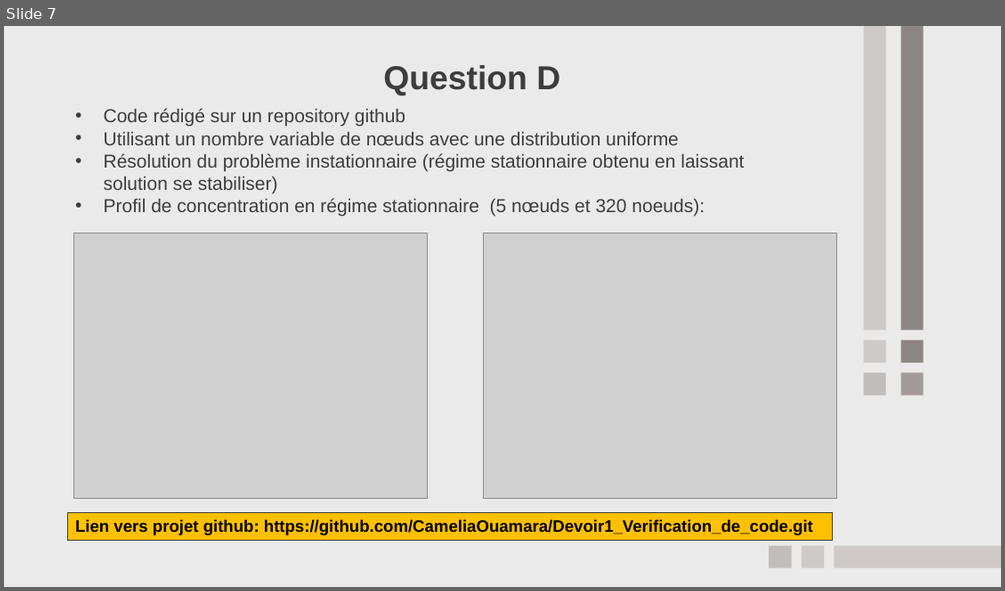
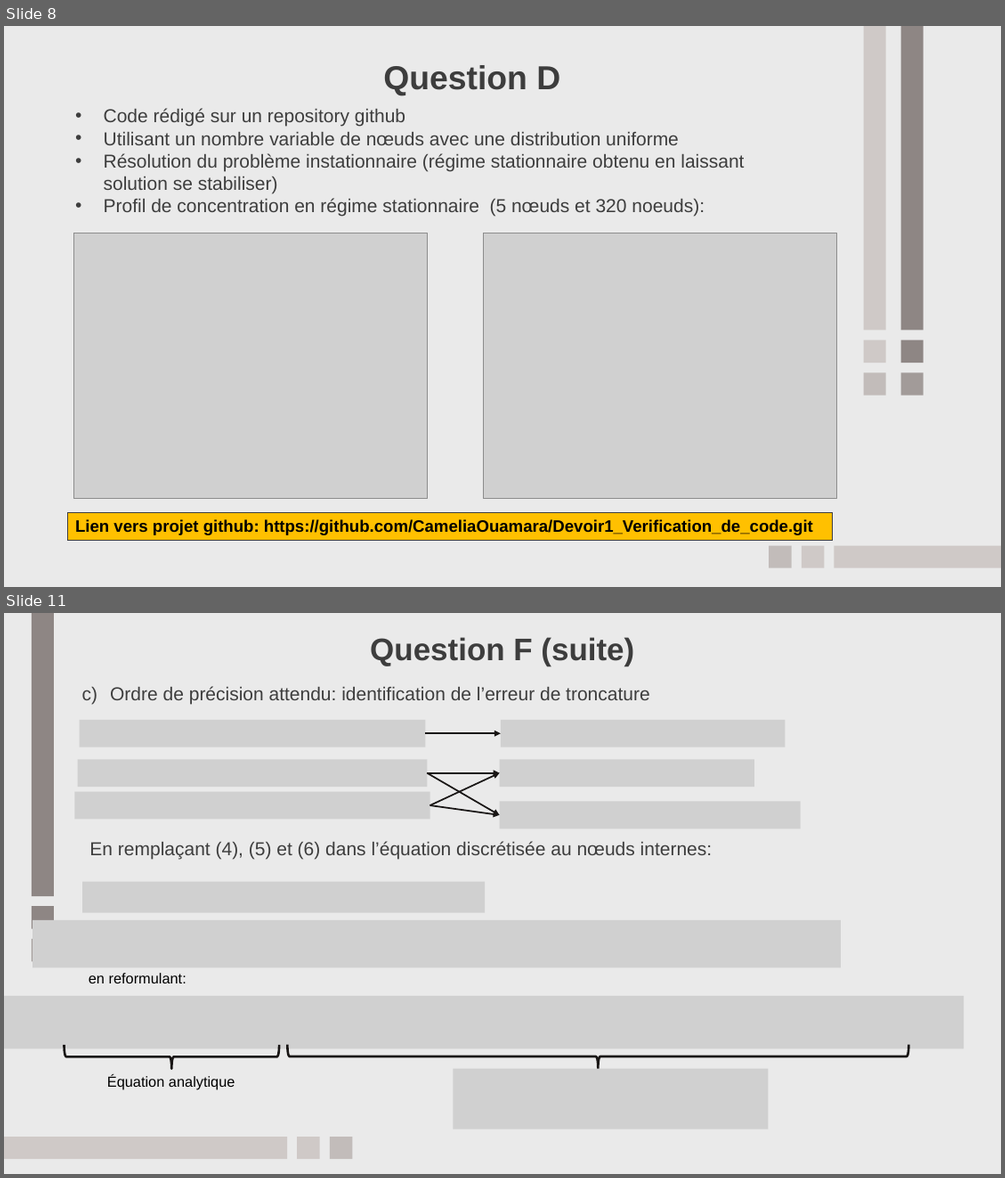
Before and after one commit to CameliaOuamara/Devoir1_Verification_de_code, a slide deck: Code/PPT_Devoir1.pptx. Shown one above the other, each under a label of ours: slide 7 before the commit, slides 8 and 11 after it; the slides between them are not shown. The pictures are 1005x591 and 1005x1178 pixels, drawn with LibreOffice and Linux fonts; fonts in the diff are those of the drawing; grey boxes stand for pictures. Boxes give left, top, right and bottom in pixels: in the first picture for what was removed or moved away, otherwise in the second. Text is boxed around its words. In the diff, an @@ line names an element or a change of style, - is before the commit and + after.

```diff
--- a/Code/PPT_Devoir1.pptx
+++ b/Code/PPT_Devoir1.pptx
@@ slide 11 added at [4,613,1001,1174], background #EAEAEA @@
@@ title added at [370,637,634,666], 30 pt, text #3D3D3D, bold @@
+Question F (suite)
@@ text added at [110,686,649,704], 18 pt, text #3D3D3D @@
+c) Ordre de précision attendu: identification de l’erreur de troncature
@@ picture added at [80,720,426,747] @@
@@ arrow added from (426, 733) to (501, 733), #191615 1.5 pt @@
@@ picture added at [501,720,785,747] @@
@@ picture added at [77,760,428,787] @@
@@ picture added at [500,760,755,787] @@
@@ picture added at [75,792,430,819] @@
@@ arrow added from (428, 773) to (500, 773), #191615 1.5 pt @@
@@ arrow added from (428, 773) to (500, 815), #191615 1.5 pt @@
@@ arrow added from (430, 805) to (500, 773), #191615 1.5 pt @@
@@ arrow added from (430, 805) to (500, 815), #191615 1.5 pt @@
@@ picture added at [500,802,801,829] @@
@@ text added at [89,841,712,859], 18 pt, text #3D3D3D @@
+En remplaçant (4), (5) et (6) dans l’équation discrétisée au nœuds internes:
@@ picture added at [82,882,485,913] @@
@@ picture added at [32,920,841,968] @@
@@ group added at [4,613,353,1159]: 6 rectangles @@
@@ text added at [89,973,186,983], 14 pt, text #000000 @@
+en reformulant:
@@ picture added at [4,996,964,1049] @@
@@ left brace added at [64,1045,279,1069], outline #191615 2.25 pt @@
@@ left brace added at [288,1044,909,1068], outline #191615 2.25 pt @@
@@ text added at [107,1075,235,1090], 14 pt, text #000000 @@
+Équation analytique
@@ picture added at [453,1069,769,1129] @@
@@ what was slide 7 is now slide 8 @@
```
Also in this commit, not shown: 2 slides changed, 1 other slide added, 1 other file.
